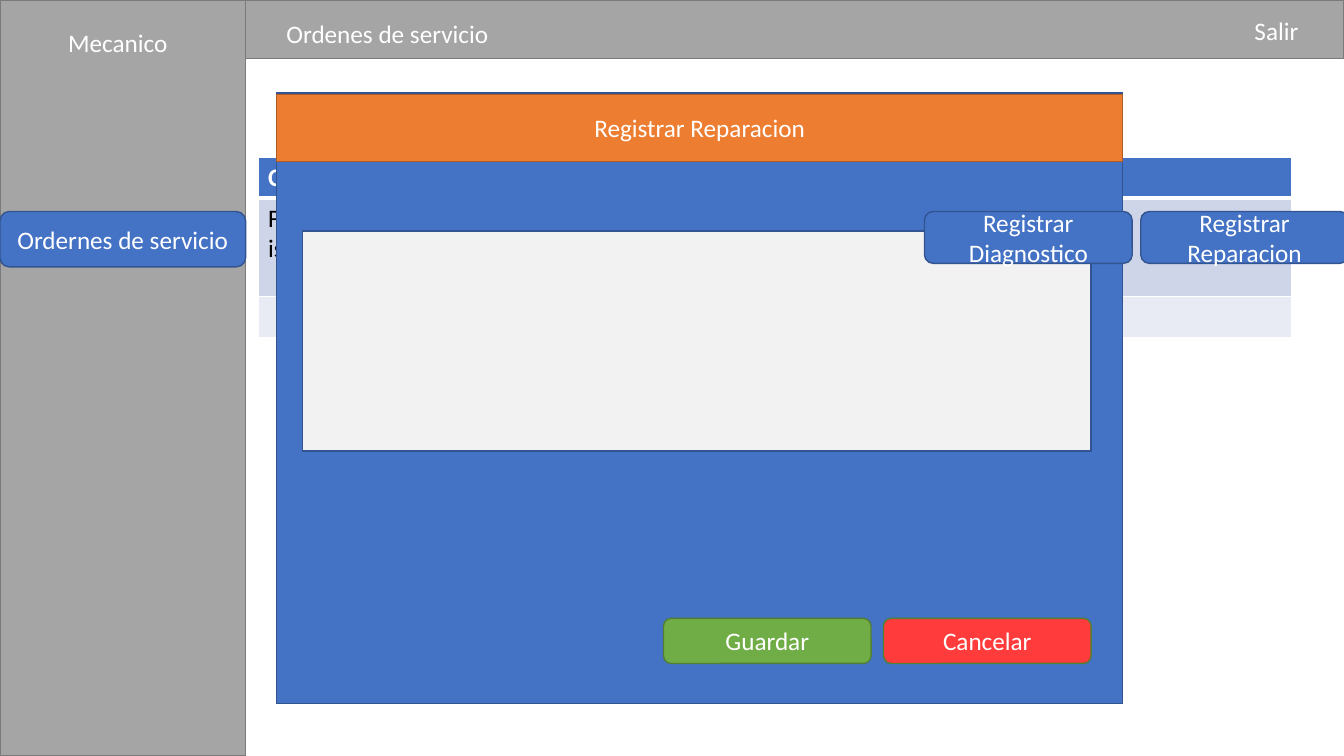
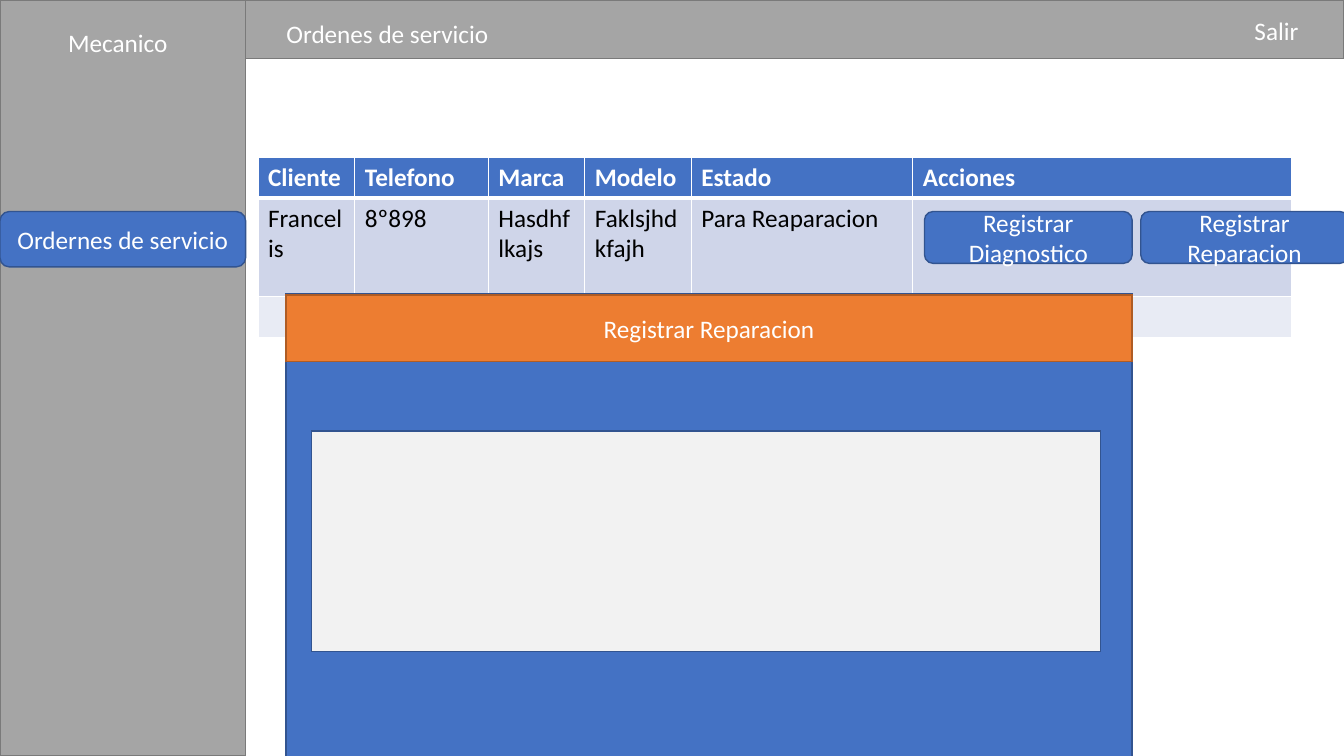
Before and after one commit to JulianSegura/TallerUAPA, a slide deck: slide 5 of Levantamiento Taller UAPA.pptx. Drawn at 1344x756 pixels with LibreOffice and Linux fonts; fonts in the diff are those of the drawing. Boxes give left, top, right and bottom in pixels: in the first picture for what was removed or moved away, otherwise in the second. Text is boxed around its words. In the diff, an @@ line names an element or a change of style, - is before the commit and + after.

Commit message:
Se agrego funcionalidad para guardar diagnostico y reparacion

```diff
--- a/Levantamiento Taller UAPA.pptx
+++ b/Levantamiento Taller UAPA.pptx
@@ 3 rectangles: place and size @@
-3 rectangles at [276,93,1123,704]
+3 rectangles at [286,293,1133,756]
@@ rounded rectangle removed at [663,619,871,664] @@
-Guardar
@@ rounded rectangle removed at [884,619,1092,664] @@
-Cancelar
```
Also in this commit, not shown: 10 other files.
